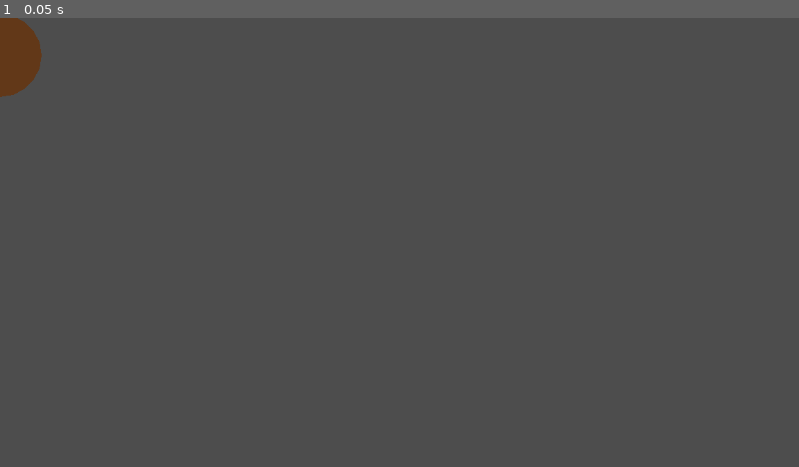
Above: before the commit, frame 1.
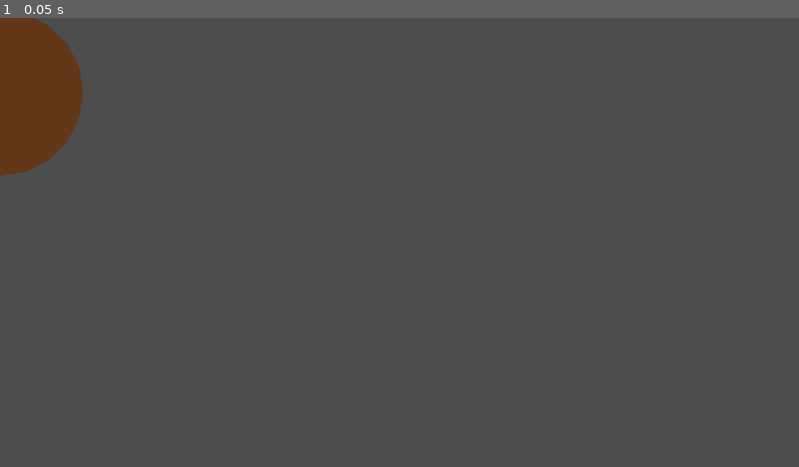
Above: after the commit, the same moment.

Repository: Fanny-Pack-Studios/medialunas-ggj23
Game: Godot game, scene res://src/Trimmer.tscn
Same seed, same stepped clock (60 frames per second), same inputs: the game is played once before the commit and once after it. The project has no main scene, so this scene is started directly.
Inputs:
- Up to frame 1 (0.05 s): no input

The runs differ from the first frame. In frame 1, 2.2% of the frame differs, in the area x 0-11%, y 0-36%.

Commit message:
Mas grande el circulito

Diff:
--- a/bonsai-shop/src/Mata.gd
+++ b/bonsai-shop/src/Mata.gd
@@ -1,6 +1,6 @@
 extends Polygon2D
 
-const MIN_DISTANCE := 60
+const MIN_DISTANCE := 120
 const CENTER_OFFSET := .9
 const ANGLES := 20
 
